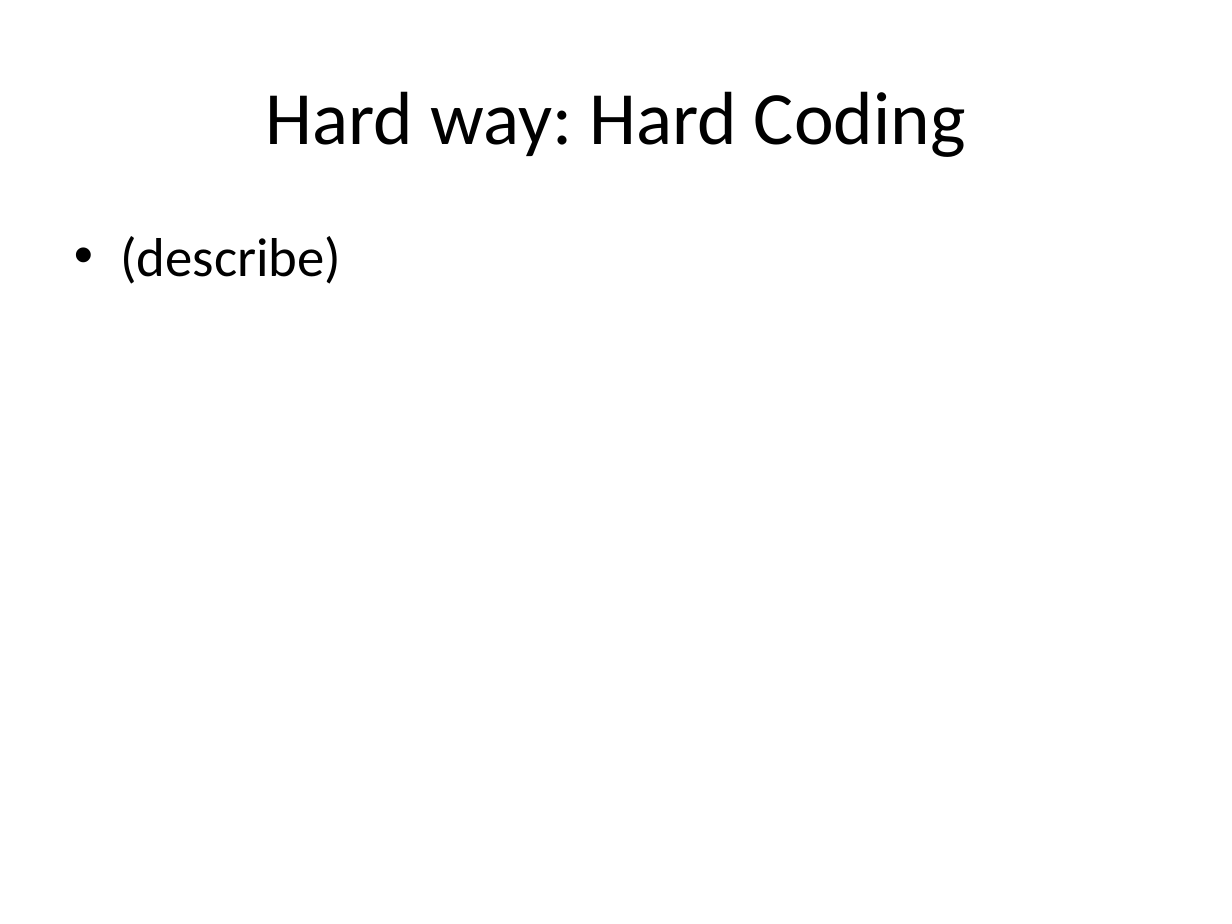
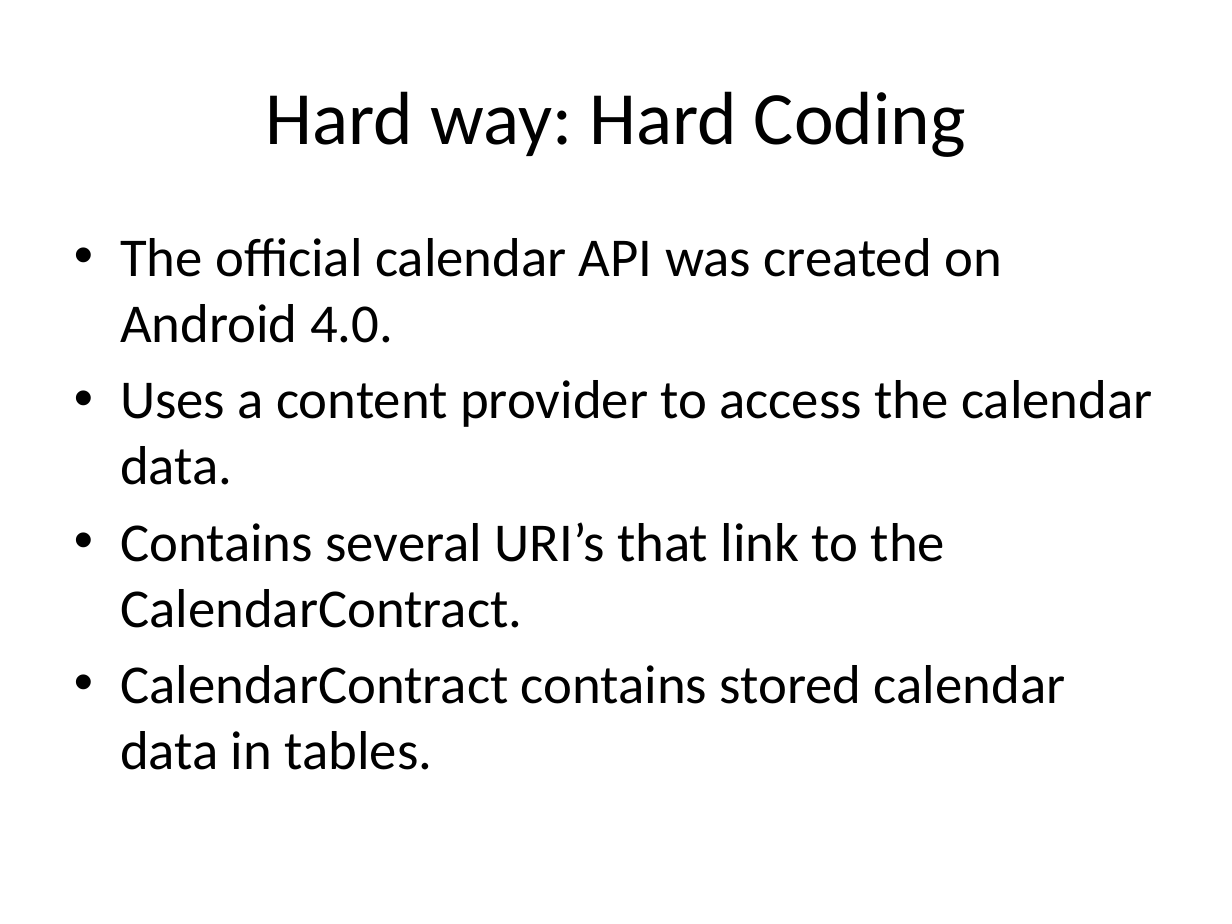
Before and after one commit to scurrymd/Software-Engineering, a slide deck: slide 15 of docs/UC Schedule App.pptx. Drawn at 1232x924 pixels with LibreOffice and Linux fonts; fonts in the diff are those of the drawing. Boxes give left, top, right and bottom in pixels: in the first picture for what was removed or moved away, otherwise in the second. Text is boxed around its words. In the diff, an @@ line names an element or a change of style, - is before the commit and + after.

Commit message:
Updated Presentation
Added slides for the Calendar API.

```diff
--- a/docs/UC Schedule App.pptx
+++ b/docs/UC Schedule App.pptx
@@ text at (120,238,1152,770): text changed @@
-• (describe)
+• The official calendar API was created on Android 4.0.
+• Uses a content provider to access the calendar data.
+• Contains several URI’s that link to the CalendarContract.
+• CalendarContract contains stored calendar data in tables.
```
Also in this commit, not shown: 6 other slides changed, 2 slides added.
